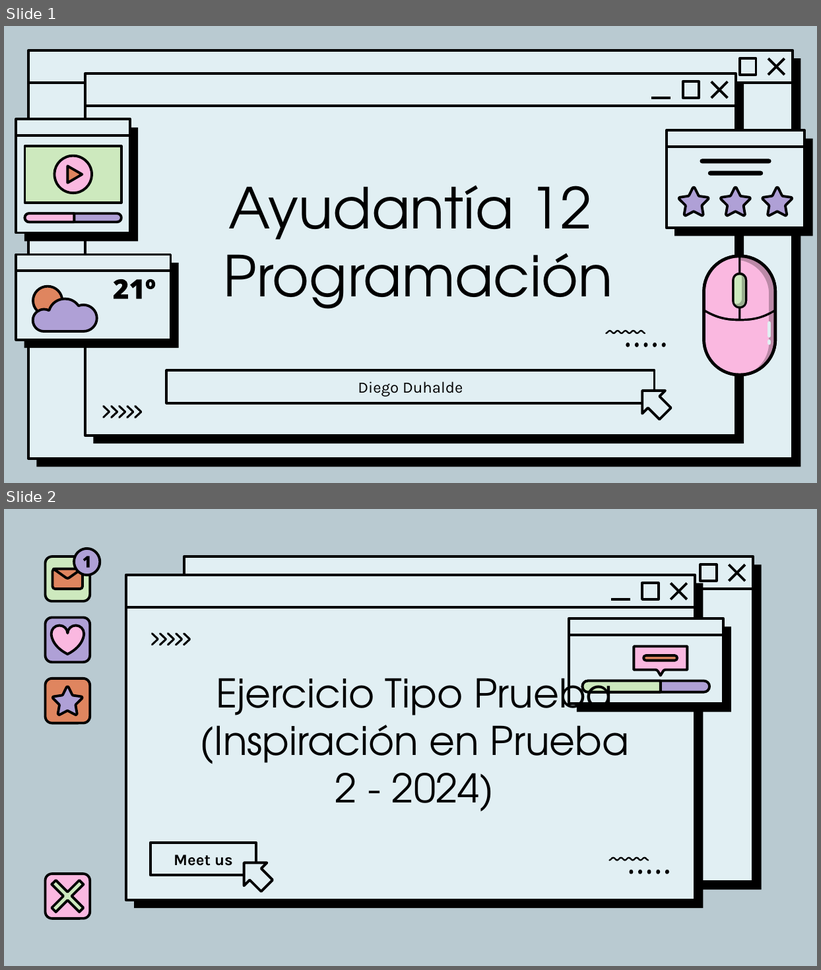
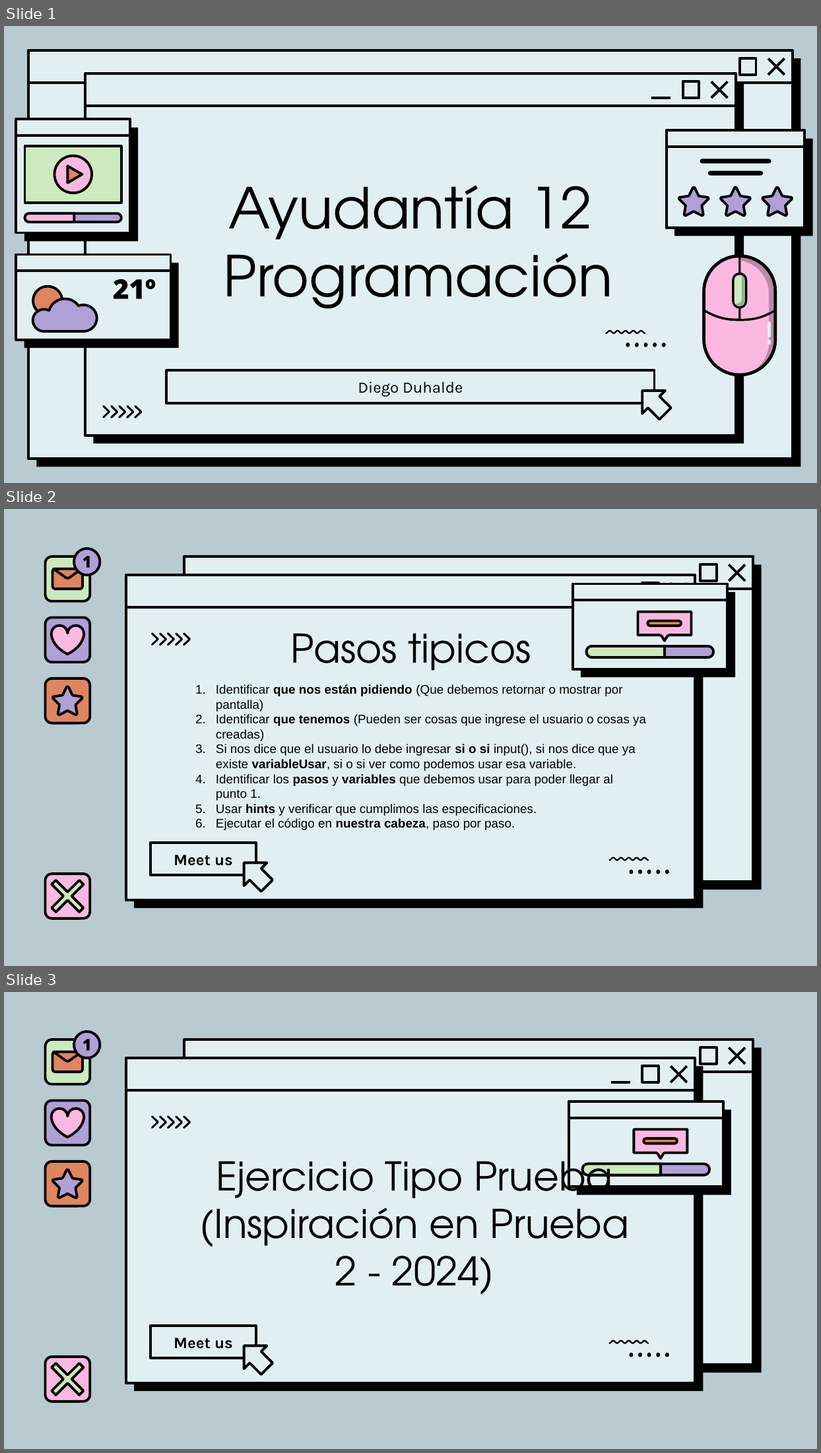
Before and after one commit to Dduhalde/TICS100, a slide deck: 2025-1/PPT/Ayudantía 12 Programación.pptx. Shown one above the other, each under a label of ours: slides 1 and 2 before the commit, slides 1, 2 and 3 after it. The pictures are 821x970 and 821x1453 pixels, drawn with LibreOffice and Linux fonts; fonts in the diff are those of the drawing; background and template pictures are left out. Boxes give left, top, right and bottom in pixels: in the first picture for what was removed or moved away, otherwise in the second. Text is boxed around its words. In the diff, an @@ line names an element or a change of style, - is before the commit and + after.

```diff
--- a/2025-1/PPT/Ayudantía 12 Programación.pptx
+++ b/2025-1/PPT/Ayudantía 12 Programación.pptx
@@ slide 2 added at (4,509,817,966), background #B9CAD1; not listed: 12 template elements that a slide beside it also shows @@
@@ group added at (46,549,102,601): 4 freeform shapes, 1 rounded rectangle @@
@@ rounded rectangle added at (46,617,90,662), fill #AFA0D6, outline #000000 2.25 pt @@
@@ freeform shape added at (50,625,85,654), fill #FAB8E0, outline #000000 2.25 pt @@
@@ group added at (573,584,735,677): 4 freeform shapes, 2 rounded rectangles, 1 line @@
@@ freeform shape added at (151,632,191,646), fill #000000 @@
@@ title added at (291,633,531,671), 35 pt, text #000000 @@
+Pasos tipicos
@@ rounded rectangle added at (46,678,90,723), fill #DF855F, outline #000000 2.25 pt @@
@@ freeform shape added at (53,687,83,715), fill #AFA0D6, outline #000000 2.25 pt @@
@@ text added at (216,685,646,830), 11 pt, text #000000 @@
+1. Identificar que nos están pidiendo (Que debemos retornar o mostrar por pantalla)
+2. Identificar que tenemos (Pueden ser cosas que ingrese el usuario o cosas ya creadas)
+3. Si nos dice que el usuario lo debe ingresar si o si input(), si nos dice que ya existe variableUsar, si o si ver como podemos usar esa variable.
+4. Identificar los pasos y variables que debemos usar para poder llegar al punto 1.
+5. Usar hints y verificar que cumplimos las especificaciones.
+6. Ejecutar el código en nuestra cabeza, paso por paso.
@@ rectangle added at (151,843,256,876), outline #000000 2.25 pt, 14 pt, text #000000, bold @@
+Meet us
@@ up arrow added at (232,852,279,898), fill #E1EFF3, outline #000000 2.25 pt @@
@@ freeform shape added at (609,857,649,862), fill #000000 @@
@@ plus added at (40,869,95,923), fill #CDE9BE, outline #000000 2.25 pt @@
@@ rounded rectangle added at (46,874,90,919), fill #FAB8E0, outline #000000 2.25 pt @@
@@ freeform shape added at (629,870,670,876), fill #000000 @@
@@ what was slide 2 is now slide 3 @@
```
Also in this commit, not shown: 9 slides removed, 1 other file.
